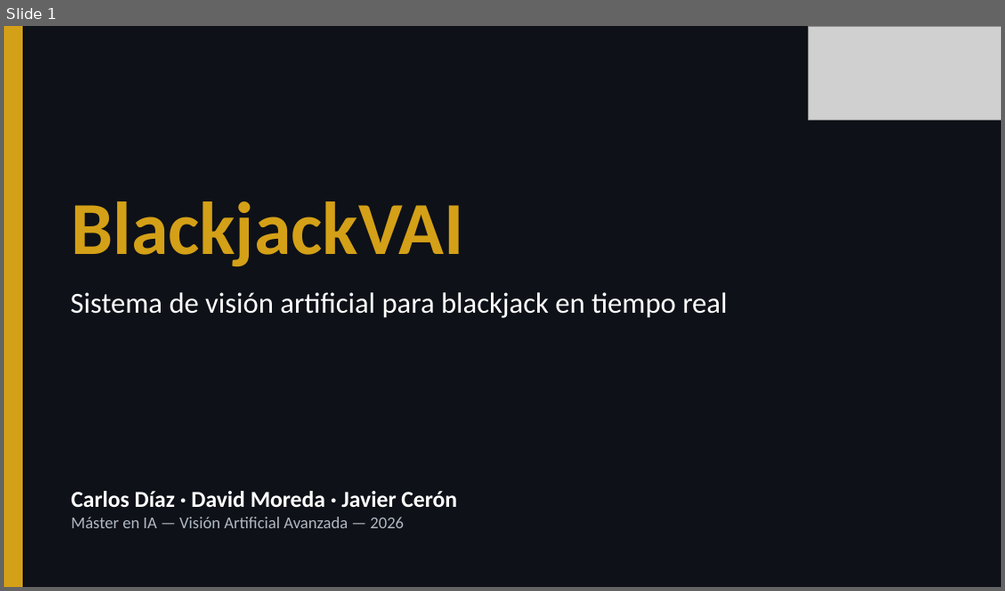
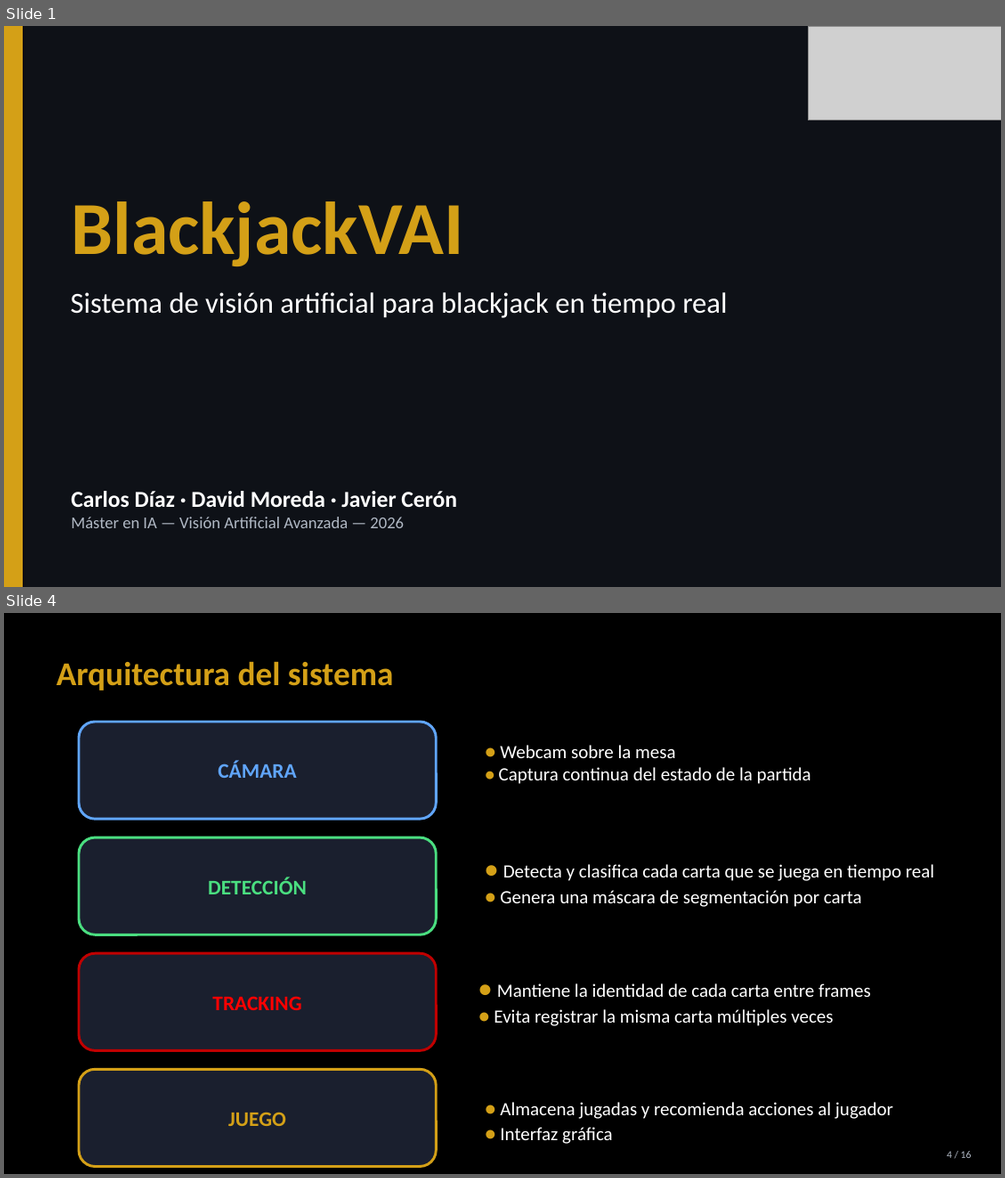
Before and after one commit to davidmoreda/blackjack-VAI, a slide deck: docs/presentation_assets/BlackjackVAI_presentacion.pptx. Shown one above the other, each under a label of ours: slide 1 before the commit, slides 1 and 4 after it; the slides between them are not shown. The pictures are 1005x591 and 1005x1178 pixels, drawn with LibreOffice and Linux fonts; fonts in the diff are those of the drawing; grey boxes stand for pictures. Boxes give left, top, right and bottom in pixels: in the first picture for what was removed or moved away, otherwise in the second. Text is boxed around its words. In the diff, an @@ line names an element or a change of style, - is before the commit and + after.

```diff
--- a/docs/presentation_assets/BlackjackVAI_presentacion.pptx
+++ b/docs/presentation_assets/BlackjackVAI_presentacion.pptx
@@ slide 4 added at [4, 613, 1001, 1174], background #000000 @@
@@ text added at [57, 661, 394, 690], 32 pt, text #D4A017, bold @@
+Arquitectura del sistema
@@ rounded rectangle added at [79, 722, 437, 819], fill #1A1F2E, outline #60A5FA 2.5 pt, 20 pt, text #60A5FA, bold @@
+CÁMARA
@@ text added at [499, 745, 811, 784], 18 pt, text #FFFFFF @@
+• Webcam sobre la mesa
+• Captura continua del estado de la partida
@@ rounded rectangle added at [79, 837, 437, 934], fill #1A1F2E, outline #4ADE80 2.5 pt, 20 pt, text #4ADE80, bold @@
+DETECCIÓN
@@ text added at [500, 864, 934, 907], 18 pt, text #FFFFFF @@
+• Detecta y clasifica cada carta que se juega en tiempo real
+• Genera una máscara de segmentación por carta
@@ rounded rectangle added at [79, 953, 437, 1051], fill #1A1F2E, outline #C00000 2.5 pt, 20 pt, text #FF0000, bold @@
+TRACKING
@@ text added at [494, 983, 871, 1026], 18 pt, text #FFFFFF @@
+• Mantiene la identidad de cada carta entre frames
+• Evita registrar la misma carta múltiples veces
@@ rounded rectangle added at [79, 1070, 437, 1167], fill #1A1F2E, outline #D4A017 2.5 pt, 20 pt, text #D4A017, bold @@
+JUEGO
@@ text added at [500, 1102, 893, 1143], 18 pt, text #FFFFFF @@
+• Almacena jugadas y recomienda acciones al jugador
+• Interfaz gráfica
@@ text added at [947, 1151, 971, 1158], 10 pt, text #B0B8C4 @@
+4 / 16
```
Also in this commit, not shown: 6 slides changed, 8 other slides added, 5 slides removed, 1 other file.
